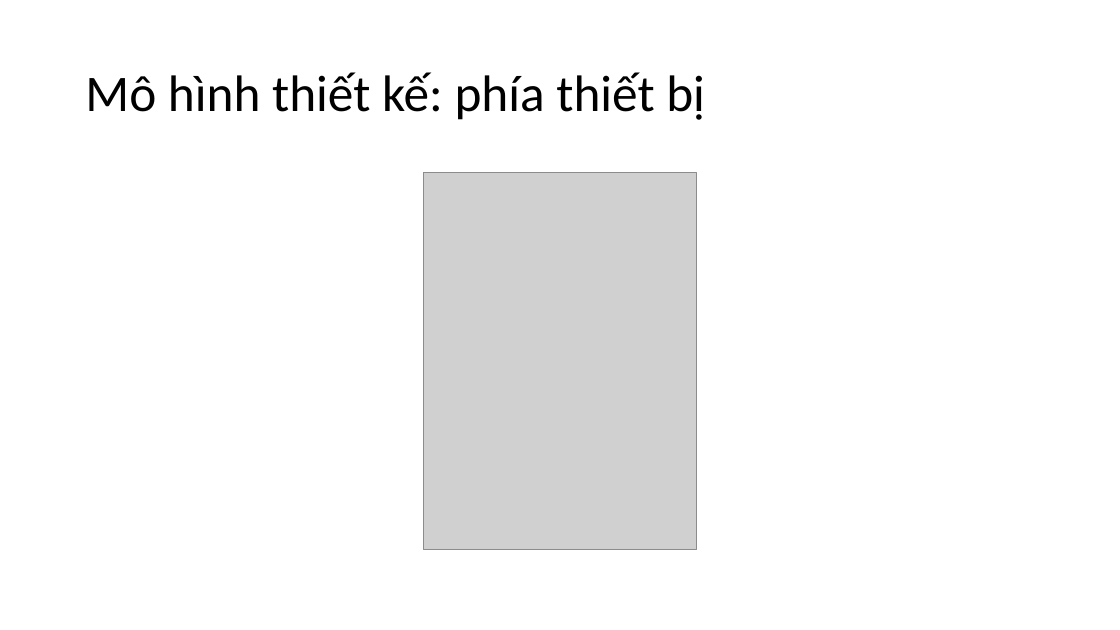
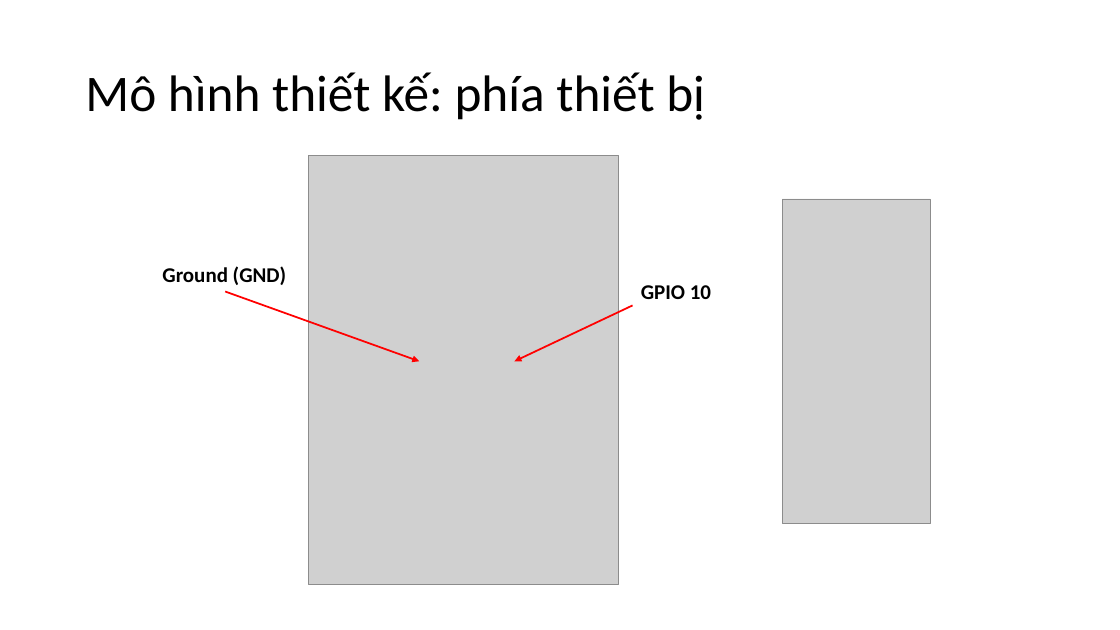
Before and after one commit to Huong-nt/EduMall-KhoaHocIOT, a slide deck: slide 3 of 14-15. Đèn thông minh/Đèn thông minh phần 1 Tạo một thiết bị kết nối với AWS IOT core.pptx. Drawn at 1120x630 pixels with LibreOffice and Linux fonts; fonts in the diff are those of the drawing; grey boxes stand for pictures. Boxes give left, top, right and bottom in pixels: in the first picture for what was removed or moved away, otherwise in the second. Text is boxed around its words. In the diff, an @@ line names an element or a change of style, - is before the commit and + after.

```diff
--- a/14-15. Đèn thông minh/Đèn thông minh phần 1 Tạo một thiết bị kết nối với AWS IOT core.pptx
+++ b/14-15. Đèn thông minh/Đèn thông minh phần 1 Tạo một thiết bị kết nối với AWS IOT core.pptx
@@ picture: place and size @@
-picture at <box>423,173,696,550</box>
+picture at <box>308,155,618,585</box>
@@ picture added at <box>783,199,931,523</box> @@
@@ text added at <box>162,266,286,285</box>, 18 pt, text #000000, bold @@
+Ground (GND)
@@ arrow added from (225, 292) to (419, 361), #FF0000 1.5 pt @@
@@ text added at <box>641,285,711,299</box>, 18 pt, text #000000, bold @@
+GPIO 10
@@ arrow added from (633, 306) to (514, 361), #FF0000 1.5 pt @@
```
Also in this commit, not shown: 1 other slide changed, 1 other file.
